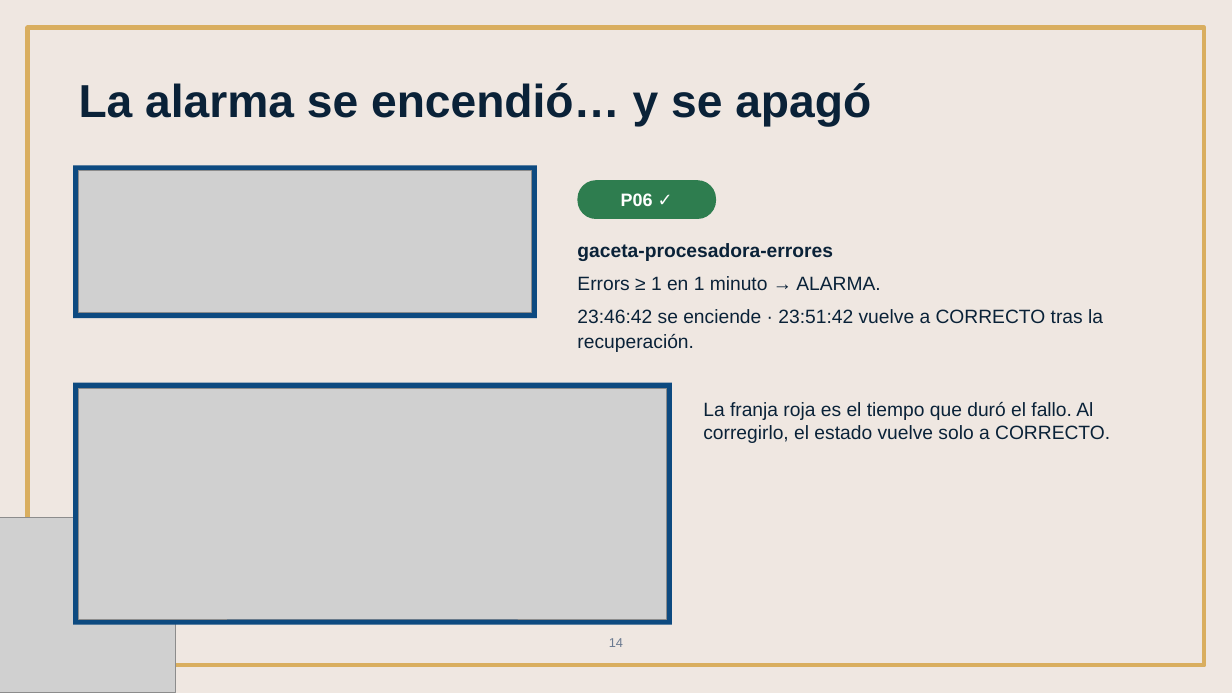
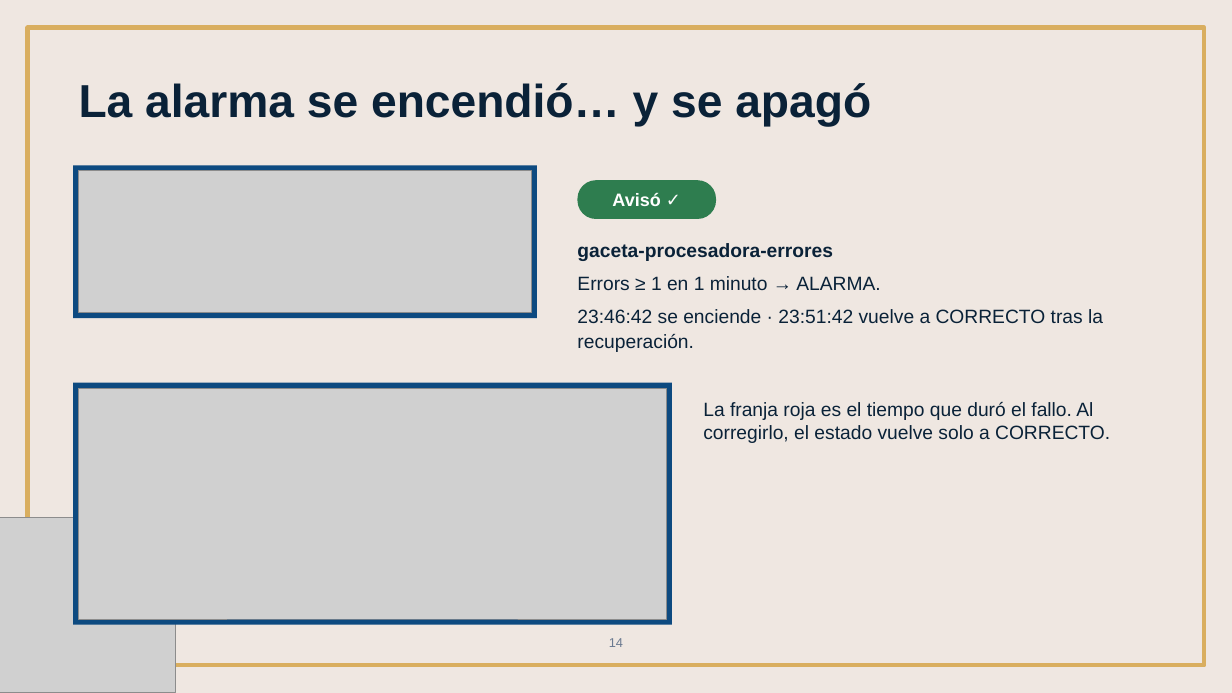
Before and after one commit to DannG04/GacetaUNSIS, a slide deck: slide 14 of entregables/01-Presentacion-Equipo3.pptx. Drawn at 1232x693 pixels with LibreOffice and Linux fonts; fonts in the diff are those of the drawing; grey boxes stand for pictures. Boxes give left, top, right and bottom in pixels: in the first picture for what was removed or moved away, otherwise in the second. Text is boxed around its words. In the diff, an @@ line names an element or a change of style, - is before the commit and + after.

```diff
--- a/entregables/01-Presentacion-Equipo3.pptx
+++ b/entregables/01-Presentacion-Equipo3.pptx
@@ text in rounded rectangle at (612,193,660,206): text changed @@
-P06 ✓
+Avisó ✓
```
Also in this commit, not shown: 9 other slides changed, 2 slides added, 2 slides removed, 17 other files.
